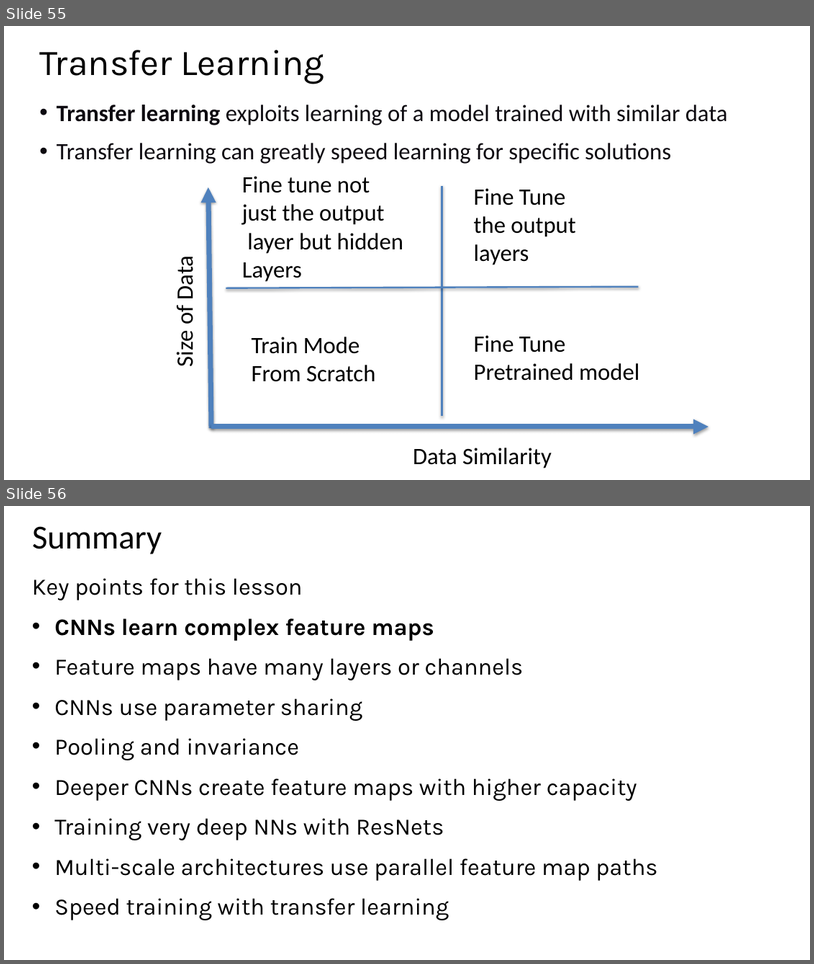
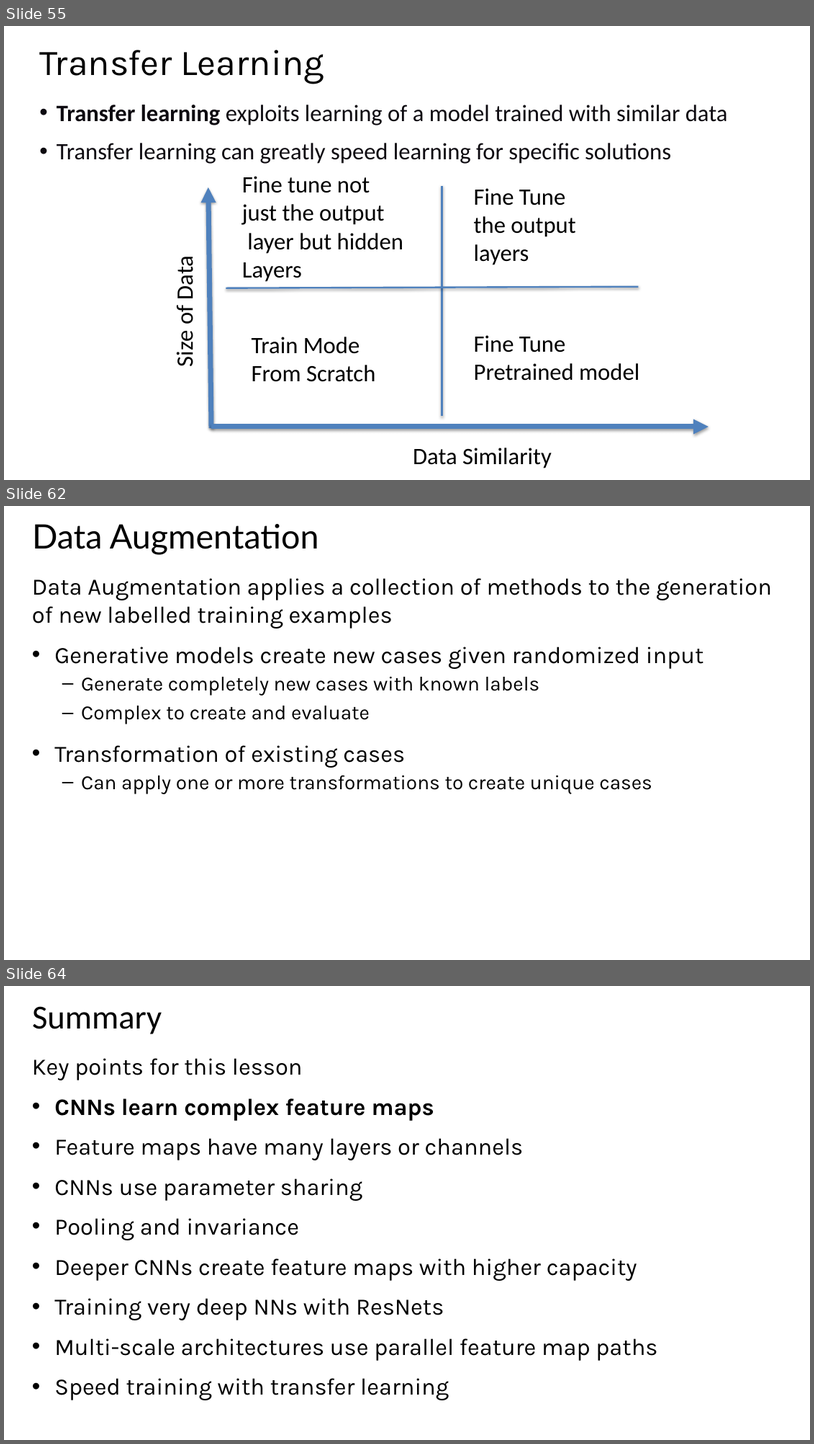
Before and after one commit to StephenElston/CSCI-E25, a slide deck: Slides/6_ConvolutionalNNs.pptx. Shown one above the other, each under a label of ours: slides 55 and 56 before the commit, slides 55, 62 and 64 after it; the slides between them are not shown. The pictures are 814x964 and 814x1444 pixels, drawn with LibreOffice and Linux fonts; fonts in the diff are those of the drawing; background and template pictures are left out. Boxes give left, top, right and bottom in pixels: in the first picture for what was removed or moved away, otherwise in the second. Text is boxed around its words. In the diff, an @@ line names an element or a change of style, - is before the commit and + after.

Commit message:
Added slides on tranfer learning and data augmentation

```diff
--- a/Slides/6_ConvolutionalNNs.pptx
+++ b/Slides/6_ConvolutionalNNs.pptx
@@ slide 62 added at <box>4,506,810,960</box>, background #FFFFFF @@
@@ title added at <box>32,524,319,555</box>, 40 pt, text #000000 @@
+Data Augmentation
@@ text added at <box>32,578,772,793</box>, 28 pt, text #000000 @@
+Data Augmentation applies a collection of methods to the generation of new labelled training examples
+• Generative models create new cases given randomized input
+  – Generate completely new cases with known labels
+  – Complex to create and evaluate
+• Transformation of existing cases
+  – Can apply one or more transformations to create unique cases
@@ what was slide 56 is now slide 64 @@
```
Also in this commit, not shown: 1 slide changed, 7 other slides added.
